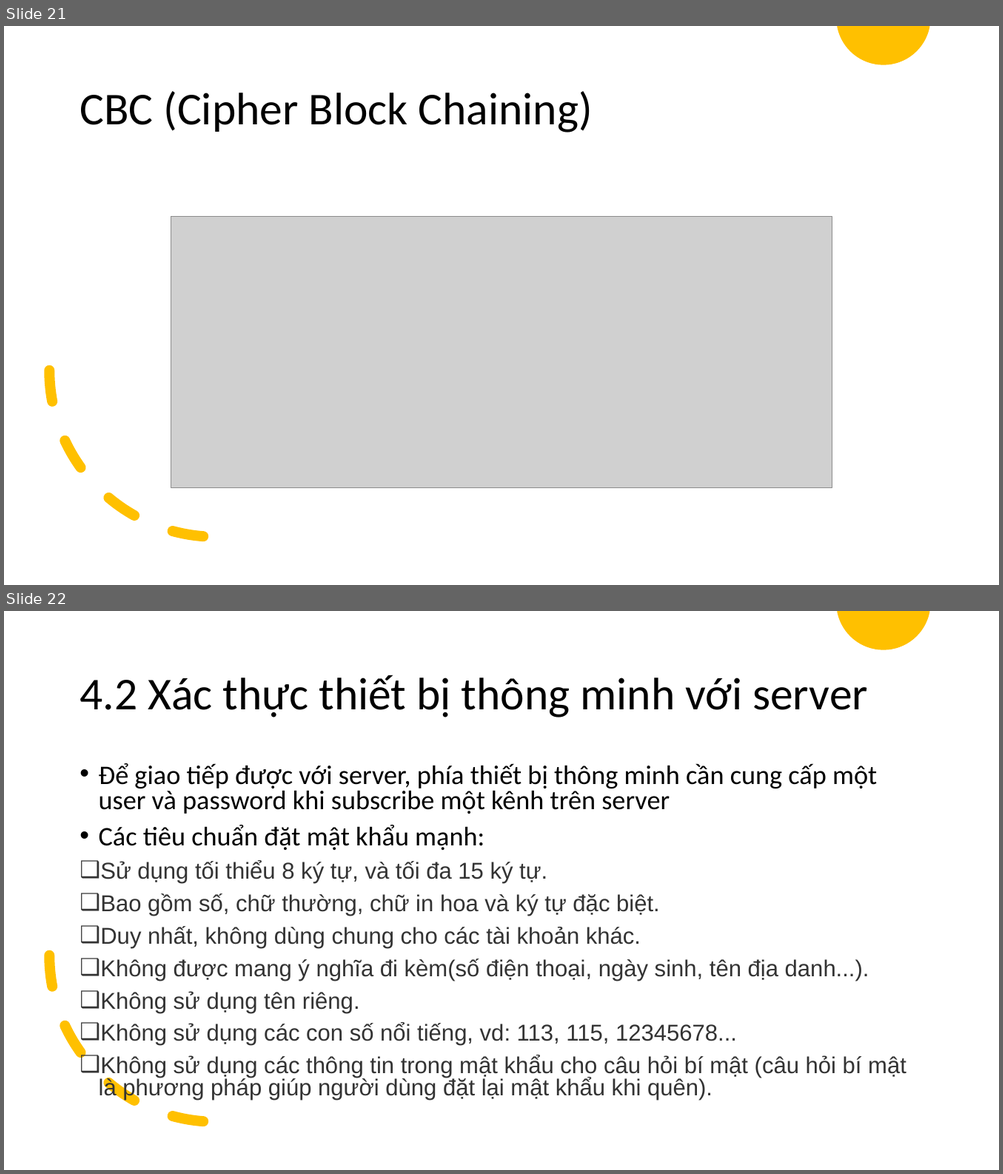
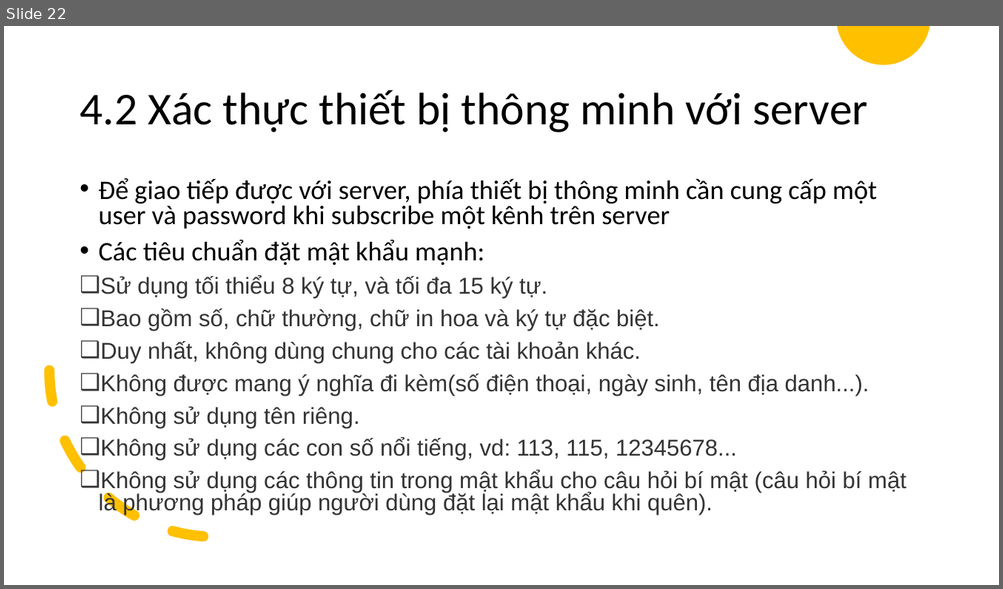
Before and after one commit to thaok61/Project3, a slide deck: Project3_present.pptx. Shown one above the other, each under a label of ours: slides 21 and 22 before the commit, slide 22 after it. The pictures are 1003x1174 and 1003x589 pixels, drawn with LibreOffice and Linux fonts; fonts in the diff are those of the drawing; grey boxes stand for pictures. Boxes give left, top, right and bottom in pixels: in the first picture for what was removed or moved away, otherwise in the second. Text is boxed around its words. In the diff, an @@ line names an element or a change of style, - is before the commit and + after.

```diff
--- a/Project3_present.pptx
+++ b/Project3_present.pptx
@@ slide 21 removed at (4,26,999,585), background #FFFFFF @@
@@ freeform shape removed at (836,26,929,64) @@
@@ title removed at (79,91,592,133) @@
-CBC (Cipher Block Chaining)
@@ arc (boxed as its full ellipse) removed at (50,204,383,538) @@
@@ picture removed at (171,216,831,488) @@
```
Also in this commit, not shown: 2 slides changed, 5 slides added, 31 other files.
